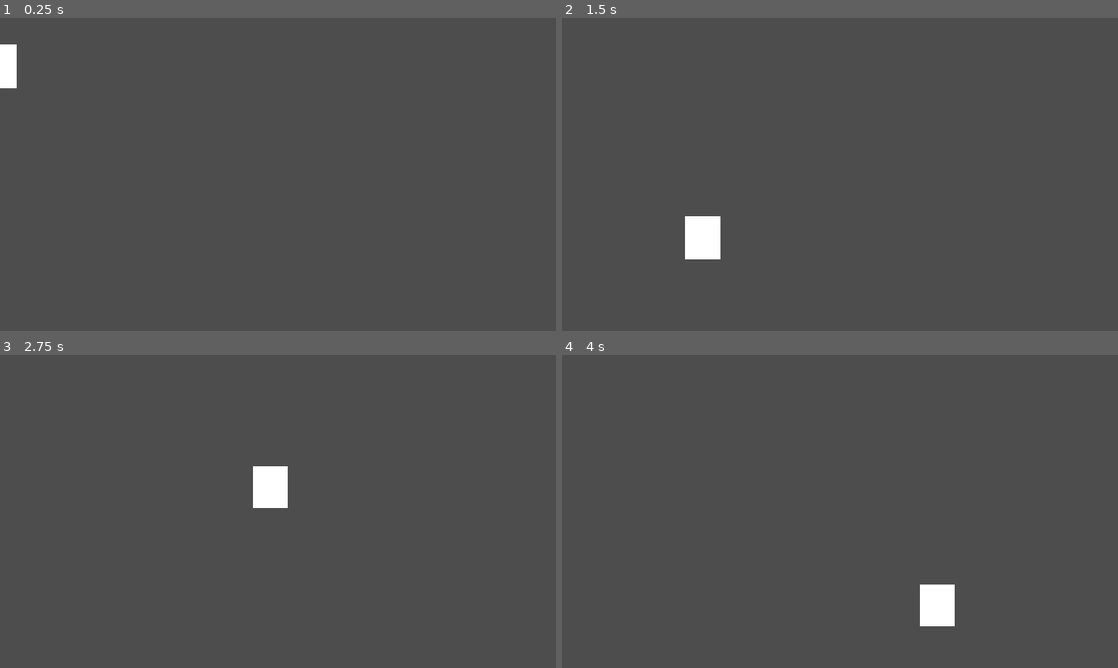
Above: before the commit, frames 1-4 (two rows, left to right).
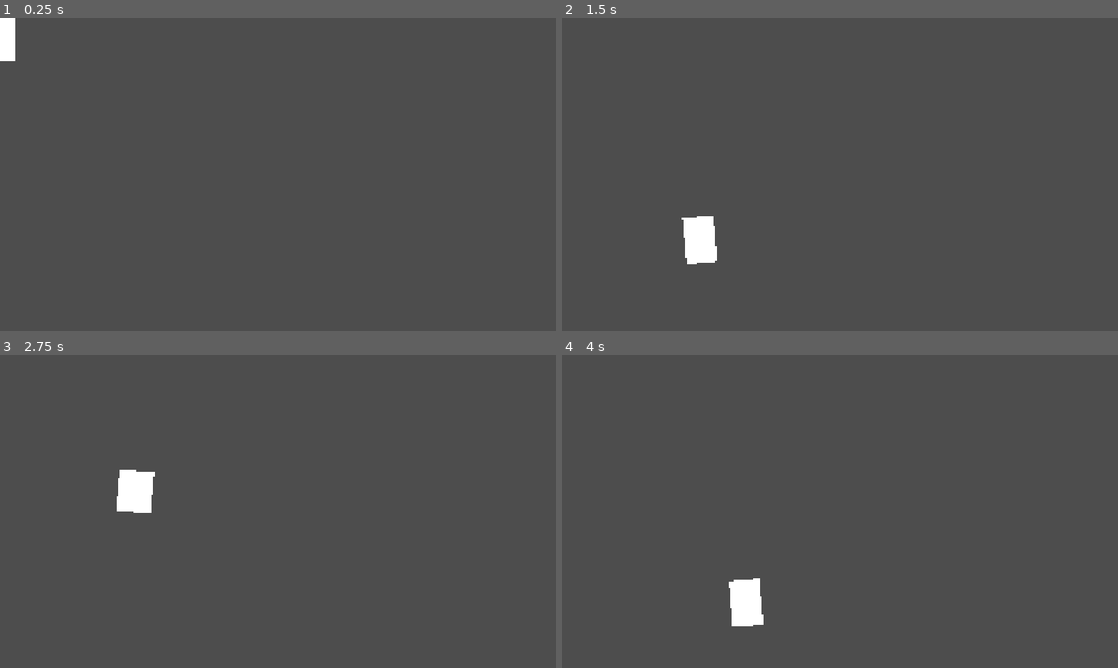
Above: after the commit, the same moments.

Repository: cliffordwilliam/wobble-protocol
Game: Godot game, scene res://test_scene.tscn
Two runs of this game, one before a commit and one after it. Both use one fixed random seed, a clock stepped at 60 frames per second and the inputs below. The project has no main scene, so this scene is started directly.
Inputs:
- Up to frame 1 (0.25 s): no input
- Up to frame 2 (1.5 s): tap Enter (ui_accept) at 0.5, 1.35 s; hold Enter (ui_accept) 0.53-1.28 s; hold Right (ui_right) from 0.53 s (still down)
- Up to frame 3 (2.75 s): tap Enter (ui_accept) at 1.52, 1.82 s; release Right (ui_right) at 2.03 s; hold Left (ui_left) from 2.03 s (still down); hold Enter (ui_accept) from 2.03 s (still down)
- Up to frame 4 (4 s): release Left (ui_left) at 2.78 s; release Enter (ui_accept) at 2.78 s; hold Right (ui_right) from 2.78 s (still down); tap Enter (ui_accept) at 2.85, 3.02, 3.32 s; hold Enter (ui_accept) from 3.53 s (still down)

The runs differ from the first frame. In frame 1, 0.5% of the frame differs, in the area x 0-3%, y 0-23%; in frame 2, 0.2%; in frame 3, 1.7%, in the area x 21-52%, y 35-51%; in frame 4, 1.7%.

Commit message:
feat: add state machine and jello animation

Diff:
--- /dev/null
+++ b/fall_state.gd
@@ -0,0 +1,20 @@
+class_name FallState
+extends State
+
+
+func enter(_msg: Dictionary = {}) -> void:
+	player.cancel_squash()
+
+
+func physics_process(delta: float) -> void:
+	player.velocity.y = min(player.velocity.y + Player.FALL_GRAVITY * delta, Player.MAX_FALL_SPEED)
+
+	var direction := player.move_horizontal(delta)
+	player.move_and_slide()
+
+	var speed := absf(player.velocity.y)
+	player.sprite.scale.y = remap(speed, 0.0, Player.MAX_FALL_SPEED, 1.0, Player.AIR_SQUASH_MAX_Y)
+	player.sprite.scale.x = remap(speed, 0.0, Player.MAX_FALL_SPEED, 1.0, Player.AIR_SQUASH_MIN_X)
+
+	if player.is_on_floor():
+		state_machine.transition_to("WalkState" if direction != 0.0 else "IdleState")
--- /dev/null
+++ b/idle_state.gd
@@ -0,0 +1,21 @@
+class_name IdleState
+extends State
+
+
+func enter(msg: Dictionary = {}) -> void:
+	if msg.get("from") is FallState:
+		player.play_bounce()
+	elif msg.get("from") is WalkState and player.is_on_wall():
+		player.play_bounce()
+
+
+func physics_process(delta: float) -> void:
+	var direction := player.move_horizontal(delta)
+	player.move_and_slide()
+
+	if not player.is_on_floor():
+		state_machine.transition_to("FallState")
+	elif Input.is_action_just_pressed("ui_accept"):
+		state_machine.transition_to("JumpState")
+	elif direction != 0.0 and not player.is_on_wall():
+		state_machine.transition_to("WalkState")
--- /dev/null
+++ b/jump_state.gd
@@ -0,0 +1,19 @@
+class_name JumpState
+extends State
+
+
+func enter(_msg: Dictionary = {}) -> void:
+	player.play_bounce()
+	player.velocity.y = Player.JUMP_VELOCITY
+
+
+func physics_process(delta: float) -> void:
+	var held := Input.is_action_pressed("ui_accept")
+	var gravity := Player.RISE_GRAVITY if held else Player.FALL_GRAVITY
+	player.velocity.y = min(player.velocity.y + gravity * delta, Player.MAX_FALL_SPEED)
+
+	player.move_horizontal(delta)
+	player.move_and_slide()
+
+	if player.velocity.y >= 0.0:
+		state_machine.transition_to("FallState")
--- a/player.gd
+++ b/player.gd
@@ -1,3 +1,4 @@
+class_name Player
 extends CharacterBody2D
 
 const MAX_SPEED := 657.0
@@ -7,18 +8,36 @@
 const MAX_FALL_SPEED := 1164.375
 const JUMP_VELOCITY := -928.125
 
+const LAND_SQUASH_DURATION := 1.0
+const LAND_SQUASH_SCALE := Vector2(1.3, 0.7)
 
-func _physics_process(delta: float) -> void:
-	if not is_on_floor():
-		var rising_and_held := velocity.y < 0.0 and Input.is_action_pressed("ui_accept")
-		var current_gravity := RISE_GRAVITY if rising_and_held else FALL_GRAVITY
-		velocity.y = min(velocity.y + current_gravity * delta, MAX_FALL_SPEED)
+const AIR_SQUASH_MAX_Y := 1.2
+const AIR_SQUASH_MIN_X := 0.9
 
-	# As good practice, you should replace UI actions with custom gameplay actions.
-	if Input.is_action_just_pressed("ui_accept") and is_on_floor():
-		velocity.y = JUMP_VELOCITY
+const MAX_TILT_ANGLE := deg_to_rad(5.0)
 
+@onready var sprite: Sprite2D = $Sprite2D
+
+var _squash_tween: Tween
+
+
+func play_bounce() -> void:
+	cancel_squash()
+
+	sprite.scale = LAND_SQUASH_SCALE
+	_squash_tween = create_tween()
+	_squash_tween.set_trans(Tween.TRANS_ELASTIC)
+	_squash_tween.set_ease(Tween.EASE_OUT)
+	_squash_tween.tween_property(sprite, "scale", Vector2.ONE, LAND_SQUASH_DURATION)
+
+
+func cancel_squash() -> void:
+	if _squash_tween:
+		_squash_tween.kill()
+
+
+func move_horizontal(delta: float) -> float:
 	var direction := Input.get_axis("ui_left", "ui_right")
 	velocity.x = move_toward(velocity.x, direction * MAX_SPEED, ACCELERATION * delta)
-
-	move_and_slide()
+	sprite.rotation = remap(velocity.x, -MAX_SPEED, MAX_SPEED, MAX_TILT_ANGLE, -MAX_TILT_ANGLE)
+	return direction
--- a/player.tscn
+++ b/player.tscn
@@ -1,6 +1,11 @@
 [gd_scene format=3 uid="uid://d16mnkjkusj6w"]
 
 [ext_resource type="Script" uid="uid://bf8cmiyruq806" path="res://player.gd" id="1_4flbx"]
+[ext_resource type="Script" uid="uid://70u3fko08rfr" path="res://state_machine.gd" id="2_sweqy"]
+[ext_resource type="Script" uid="uid://555jiigle6q" path="res://idle_state.gd" id="3_2hs0m"]
+[ext_resource type="Script" uid="uid://bs28esb060p28" path="res://walk_state.gd" id="4_1jxqw"]
+[ext_resource type="Script" uid="uid://cckj4wash7w01" path="res://jump_state.gd" id="5_dw050"]
+[ext_resource type="Script" uid="uid://yy1rd3nkci1j" path="res://fall_state.gd" id="6_2hs0m"]
 
 [sub_resource type="Gradient" id="Gradient_4flbx"]
 colors = PackedColorArray(1, 1, 1, 1, 1, 1, 1, 1)
@@ -18,6 +23,29 @@
 
 [node name="Sprite2D" type="Sprite2D" parent="." unique_id=1298776631]
 texture = SubResource("GradientTexture2D_i3pqv")
+offset = Vector2(0, -72)
 
 [node name="CollisionShape2D" type="CollisionShape2D" parent="." unique_id=1889494030]
+position = Vector2(0, -72)
 shape = SubResource("RectangleShape2D_n8mn6")
+
+[node name="StateMachine" type="Node" parent="." unique_id=922946872 node_paths=PackedStringArray("initial_state")]
+script = ExtResource("2_sweqy")
+initial_state = NodePath("IdleState")
+metadata/_custom_type_script = "uid://70u3fko08rfr"
+
+[node name="IdleState" type="Node" parent="StateMachine" unique_id=1777698516]
+script = ExtResource("3_2hs0m")
+metadata/_custom_type_script = "uid://555jiigle6q"
+
+[node name="WalkState" type="Node" parent="StateMachine" unique_id=495470088]
+script = ExtResource("4_1jxqw")
+metadata/_custom_type_script = "uid://bs28esb060p28"
+
+[node name="JumpState" type="Node" parent="StateMachine" unique_id=1320215214]
+script = ExtResource("5_dw050")
+metadata/_custom_type_script = "uid://cckj4wash7w01"
+
+[node name="FallState" type="Node" parent="StateMachine" unique_id=1502732925]
+script = ExtResource("6_2hs0m")
+metadata/_custom_type_script = "uid://yy1rd3nkci1j"
--- /dev/null
+++ b/state.gd
@@ -0,0 +1,21 @@
+class_name State
+extends Node
+
+@onready var player: Player = owner
+@onready var state_machine: StateMachine = get_parent()
+
+
+func enter(_msg: Dictionary = {}) -> void:
+	pass
+
+
+func exit() -> void:
+	pass
+
+
+func physics_process(_delta: float) -> void:
+	pass
+
+
+func unhandled_input(_event: InputEvent) -> void:
+	pass
--- /dev/null
+++ b/state_machine.gd
@@ -0,0 +1,38 @@
+class_name StateMachine
+extends Node
+
+@export var initial_state: State
+
+var current_state: State
+
+
+func _ready() -> void:
+	if initial_state:
+		current_state = initial_state
+		current_state.enter()
+
+
+func _physics_process(delta: float) -> void:
+	if current_state:
+		current_state.physics_process(delta)
+
+
+func _unhandled_input(event: InputEvent) -> void:
+	if current_state:
+		current_state.unhandled_input(event)
+
+
+func transition_to(target_state_path: NodePath, msg: Dictionary = {}) -> void:
+	if not has_node(target_state_path):
+		return
+
+	var target_state: State = get_node(target_state_path)
+	if target_state == current_state:
+		return
+
+	var previous_state := current_state
+	if current_state:
+		current_state.exit()
+	current_state = target_state
+	msg["from"] = previous_state
+	current_state.enter(msg)
--- a/test_scene.tscn
+++ b/test_scene.tscn
@@ -4,6 +4,9 @@
 
 [sub_resource type="RectangleShape2D" id="RectangleShape2D_n8mn6"]
 size = Vector2(1977, 94)
+
+[sub_resource type="RectangleShape2D" id="RectangleShape2D_ify7c"]
+size = Vector2(88, 232)
 
 [node name="Node" type="Node" unique_id=1139093061]
 
@@ -15,3 +18,9 @@
 [node name="CollisionShape2D" type="CollisionShape2D" parent="StaticBody2D" unique_id=218844543]
 position = Vector2(978.5, 37)
 shape = SubResource("RectangleShape2D_n8mn6")
+
+[node name="StaticBody2D2" type="StaticBody2D" parent="." unique_id=1333041447]
+position = Vector2(884, 873)
+
+[node name="CollisionShape2D" type="CollisionShape2D" parent="StaticBody2D2" unique_id=394492280]
+shape = SubResource("RectangleShape2D_ify7c")
--- /dev/null
+++ b/walk_state.gd
@@ -0,0 +1,19 @@
+class_name WalkState
+extends State
+
+
+func enter(msg: Dictionary = {}) -> void:
+	if msg.get("from") is FallState:
+		player.play_bounce()
+
+
+func physics_process(delta: float) -> void:
+	var direction := player.move_horizontal(delta)
+	player.move_and_slide()
+
+	if not player.is_on_floor():
+		state_machine.transition_to("FallState")
+	elif Input.is_action_just_pressed("ui_accept"):
+		state_machine.transition_to("JumpState")
+	elif direction == 0.0 or player.is_on_wall():
+		state_machine.transition_to("IdleState")
Not shown, added: fall_state.gd.uid
Not shown, added: idle_state.gd.uid
Not shown, added: jump_state.gd.uid
Not shown, added: state.gd.uid
Not shown, added: state_machine.gd.uid
Not shown, added: walk_state.gd.uid
